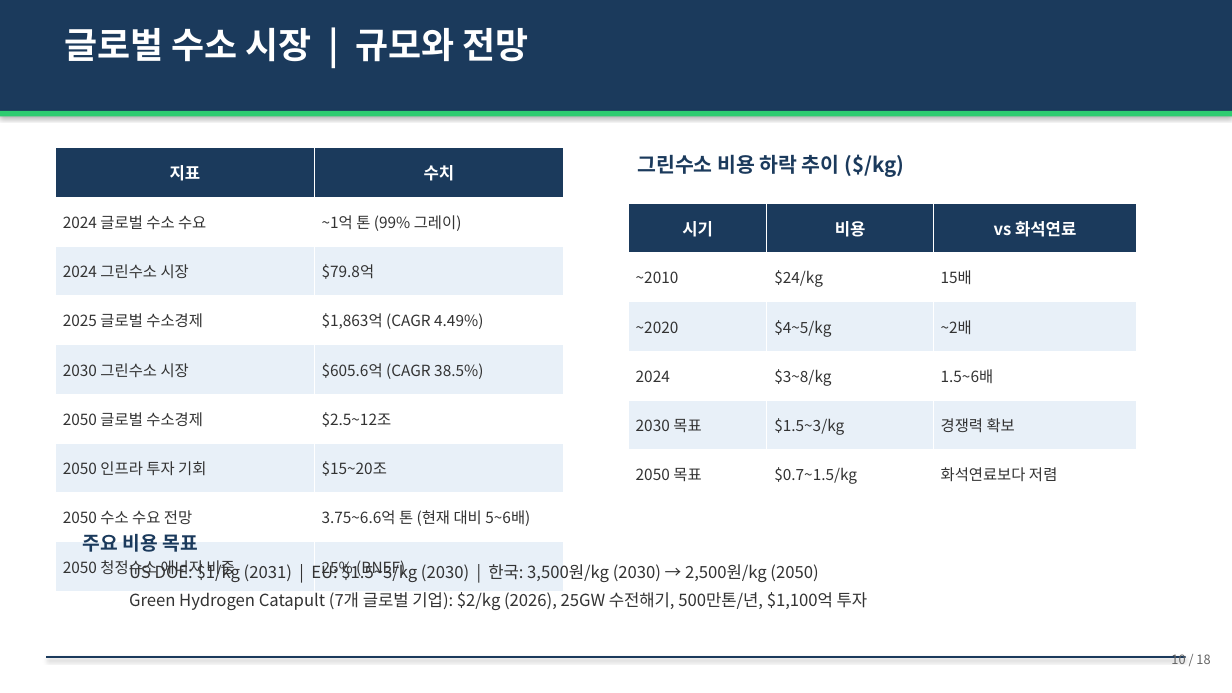
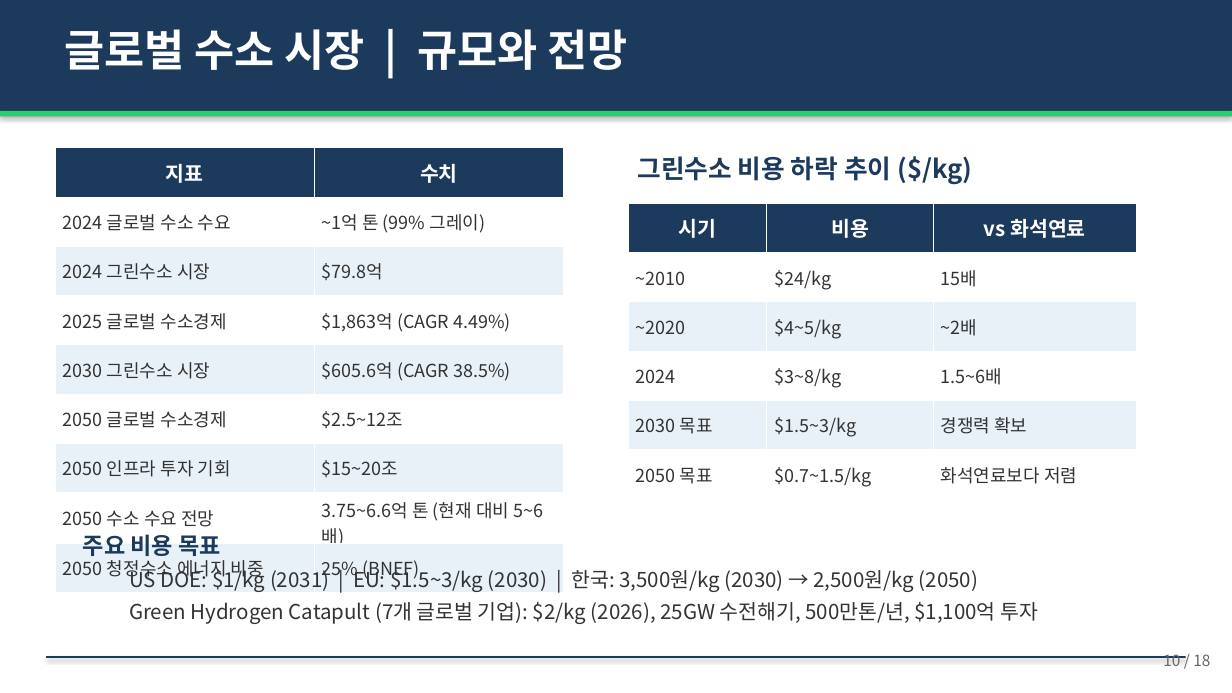
Before and after one commit to hpark1947/Hydrogen, a slide deck: slide 10 of Prompts/수소에너지_발표자료.pptx. Drawn at 1232x693 pixels with LibreOffice and Linux fonts; fonts in the diff are those of the drawing. Boxes give left, top, right and bottom in pixels: in the first picture for what was removed or moved away, otherwise in the second. Text is boxed around its words. In the diff, an @@ line names an element or a change of style, - is before the commit and + after.

```diff
--- a/Prompts/수소에너지_발표자료.pptx
+++ b/Prompts/수소에너지_발표자료.pptx
@@ text "글로벌 수소 시장 | 규모와 ..." at (64,29,628,70): size 28 to 34 pt @@
@@ table at (55,148,564,592) @@
@@ size 13 to 16 pt in "지표", "수치" @@
@@ size 12 to 14 pt @@
@@ text "그린수소 비용 하락 추이 ($/kg)" at (637,156,972,184): size 16 to 20 pt @@
@@ table at (628,203,1137,499) @@
@@ size 13 to 16 pt in "시기", "비용", "vs 화석연료" @@
@@ size 12 to 14 pt @@
@@ text "주요 비용 목표" at (83,534,1038,624): size 15 to 18 pt in "주요 비용 목표"; size 13 to 16 pt @@
@@ text "10 / 18" at (1163,654,1210,666): size 10 to 12 pt @@
```
Also in this commit, not shown: 17 other slides changed, 1 other file.
